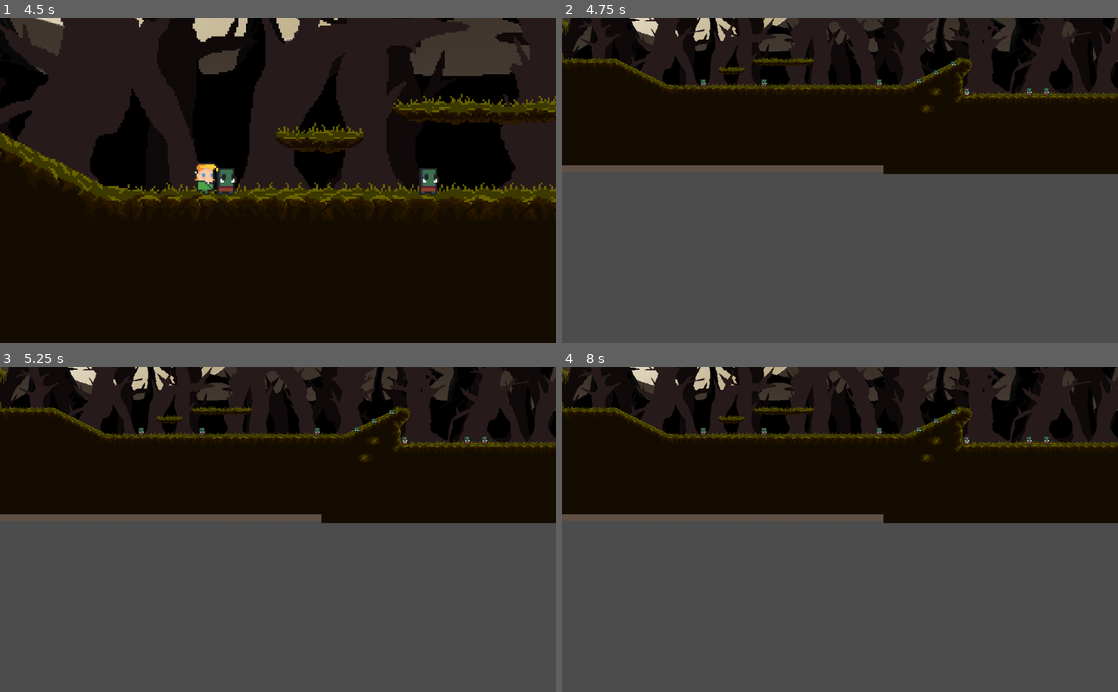
Above: before the commit, frames 1-4 (two rows, left to right).
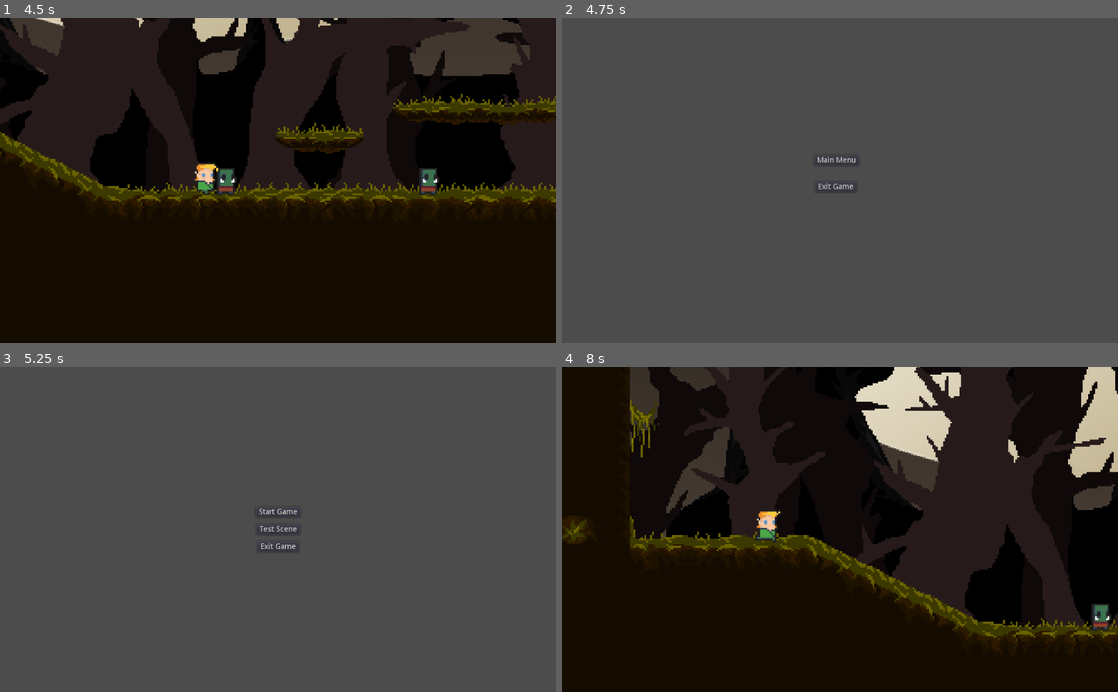
Above: after the commit, the same moments.

Repository: giordanorn/tfgoe
Game: Godot game, scene res://States/Main Menu.tscn
Two runs of this game, one before a commit and one after it. Both use one fixed random seed, a clock stepped at 60 frames per second and the inputs below.
Inputs (mouse positions are in pixels of both pictures, inside the frame that each line leads up to):
- Up to frame 1 (4.5 s): click "Start Game" at 0.5 s; tap Enter (ui_accept) at 1.25, 1.52, 2.27, 3.77 s; hold Right (ui_right) 1.28-2.78 s; hold Left (ui_left) 2.78-3.53 s; hold Right (ui_right) from 3.53 s (still down)
- Up to frame 2 (4.75 s): keep holding Right (ui_right); tap Enter (ui_accept) at 4.52 s
- Up to frame 3 (5.25 s): release Right (ui_right) at 5 s; click (272, 510) at 5 s, where only the run after the commit has a clickable "Main Menu"
- Up to frame 4 (8 s): click (840, 513) at 5.75 s, where only the run after the commit has a clickable "Start Game"; hold Left (ui_left) 6.53-7.28 s; tap Enter (ui_accept) at 6.77 s; hold Right (ui_right) from 7.28 s (still down)

Frame 1 is identical in both runs. In frame 2, 47% of the frame differs, in the area x 0-100%, y 0-54%; in frame 3, 47%; in frame 4, 75%, in the area x 0-100%, y 0-100%.

Commit message:
Cena e scripts para game over criados

Diff:
--- a/Scripts/Character.gd
+++ b/Scripts/Character.gd
@@ -43,6 +43,7 @@
 	Colocar um cooldown e após acabar chamar o queue_free.
 	"""
 	queue_free()
+	get_tree().change_scene("res://States/Game Over.tscn")
 
 func is_facing_right() -> bool:
 	if has_sprite():
--- /dev/null
+++ b/Scripts/Game Over.gd
@@ -0,0 +1,7 @@
+extends Node2D
+
+func _on_Exit_button_up():
+	get_tree().quit()
+
+func _on_Menu_button_up():
+	get_tree().change_scene("res://States/Main Menu.tscn")
--- a/States/Game Over.tscn
+++ b/States/Game Over.tscn
@@ -1,3 +1,30 @@
-[gd_scene format=2]
+[gd_scene load_steps=2 format=2]
+
+[ext_resource path="res://Scripts/Game Over.gd" type="Script" id=1]
 
 [node name="Game Over" type="Node2D"]
+script = ExtResource( 1 )
+
+[node name="CanvasLayer" type="CanvasLayer" parent="."]
+
+[node name="Control" type="Control" parent="CanvasLayer"]
+margin_left = 354.302
+margin_top = 236.525
+margin_right = 677.302
+margin_bottom = 330.525
+
+[node name="Exit" type="Button" parent="CanvasLayer/Control"]
+margin_left = 111.837
+margin_top = 65.4999
+margin_right = 188.837
+margin_bottom = 85.4999
+text = "Exit Game"
+
+[node name="Menu" type="Button" parent="CanvasLayer/Control"]
+margin_left = 110.356
+margin_top = 16.0569
+margin_right = 193.356
+margin_bottom = 36.0569
+text = "Main Menu"
+[connection signal="button_up" from="CanvasLayer/Control/Exit" to="." method="_on_Exit_button_up"]
+[connection signal="button_up" from="CanvasLayer/Control/Menu" to="." method="_on_Menu_button_up"]
